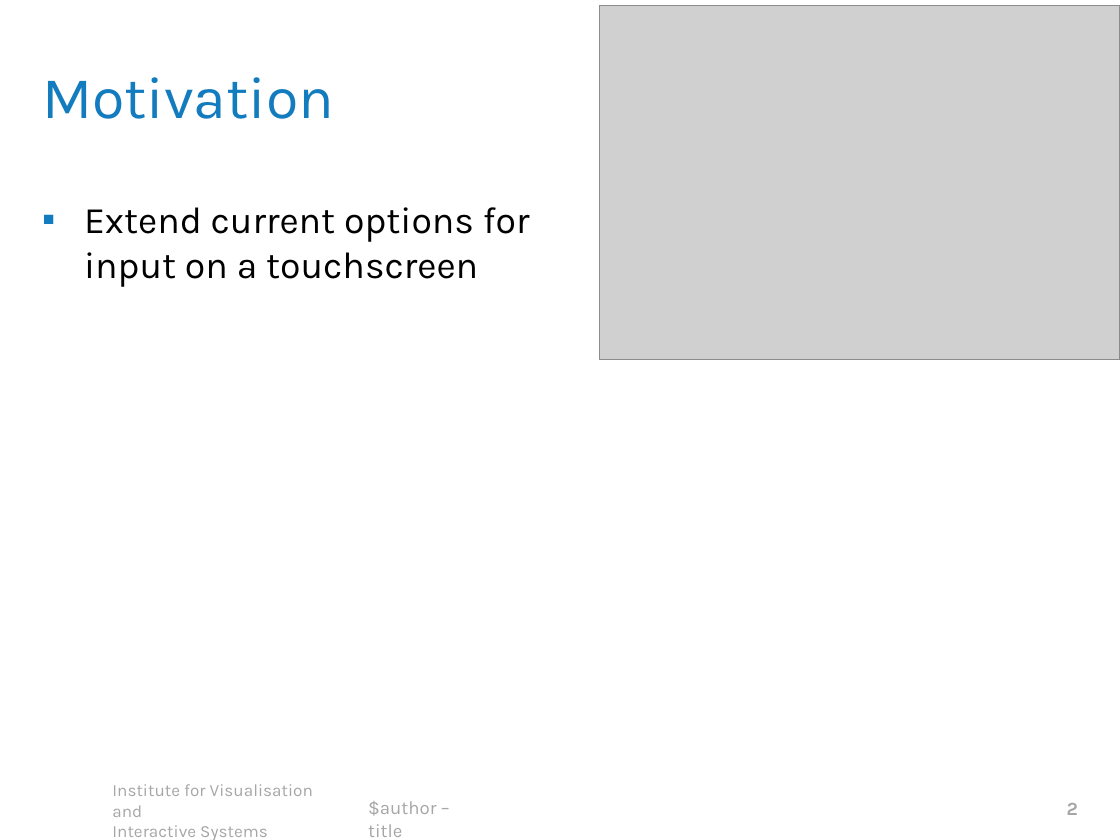
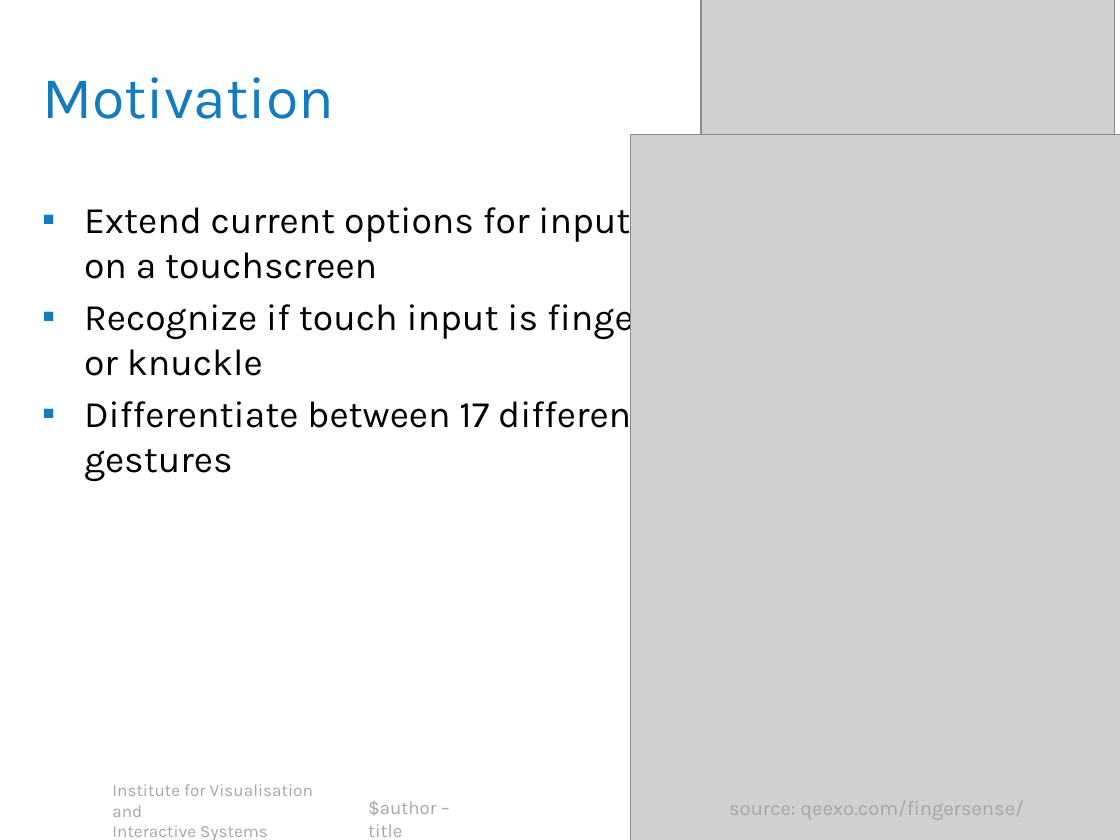
Before and after one commit to robsch94/FaPraKnuckleInput, a slide deck: slide 2 of Presentations/FinalPresentation.pptx. Drawn at 1120x840 pixels with LibreOffice and Linux fonts; fonts in the diff are those of the drawing; grey boxes stand for pictures; background and template pictures are left out. Boxes give left, top, right and bottom in pixels: in the first picture for what was removed or moved away, otherwise in the second. Text is boxed around its words. In the diff, an @@ line names an element or a change of style, - is before the commit and + after.

Commit message:
FinalPresentation all slides done

```diff
--- a/Presentations/FinalPresentation.pptx
+++ b/Presentations/FinalPresentation.pptx
@@ picture removed at <box>599,6,1120,360</box> @@
@@ picture added at <box>701,0,1114,839</box> @@
@@ picture added at <box>631,134,1120,840</box> @@
@@ text at <box>84,296,647,482</box>: paragraphs added @@
+▪ Recognize if touch input is finger or knuckle
+▪ Differentiate between 17 different gestures
@@ text added at <box>729,801,1023,819</box>, 13 pt, text #A6A6A6 @@
+source: qeexo.com/fingersense/
@@ page number removed at <box>1067,803,1078,815</box> @@
-2
```
Also in this commit, not shown: 2 other slides changed, 16 slides added, 6 slides removed.
